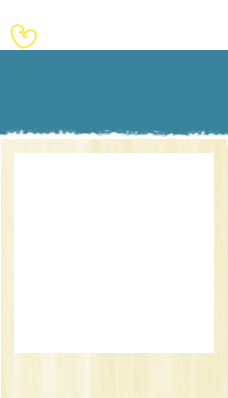
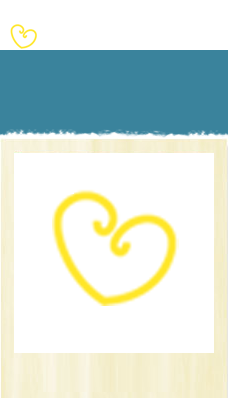
Layered file, before and after one edit (228px x 398px). Changes by layer:
added layer "Layer 5" above "Layer 4" over [52, 189, 179, 306]
added layer "Layer 6" above "Layer 1" over [52, 189, 179, 306]
